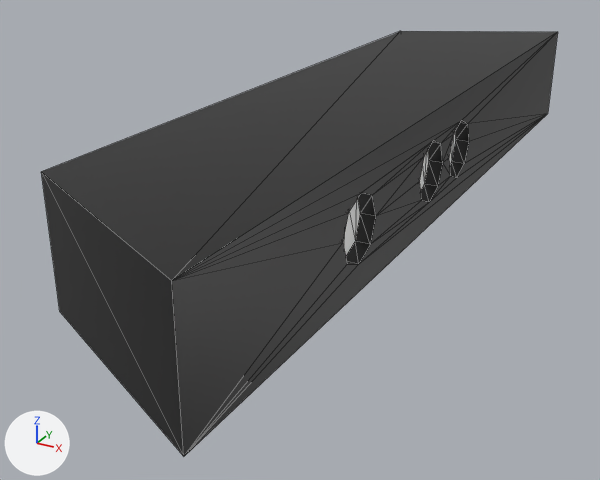
The COLLADA model meshes/asus_camera/asus_camera_simple.dae as it was, and as the next commit left it.
One viewpoint serves both versions: a 50 mm camera at (0.078, -0.237, 0.081) aimed at (-0.042, -0.02, -0.028). The axes (+X, +Y, +Z) are drawn at lower left. The lights are the same throughout. Mesh edges are drawn as thin lines. Where no turn or scale is listed for an object, it has been applied to the vertices.

The older version as bpy lines, for what is in view:
```python
me_cube_001 = bpy.data.meshes.new('Cube.001')
me_cube_001.from_pydata(...)  # 56 vertices, 107 faces; spans x -0.061..-0.001, y -0.138..0.138, z -0.018..0.019
# faces by material slot: [89, 18]
me_cube_001.materials.append(mat_material)  # black #181818
me_cube_001.materials.append(mat_material_001)  # light grey #d1d1d1
ob_cube = bpy.data.objects.new('Cube', me_cube_001)
ob_cube.location = (0.0, 0.0, 0.0)
```
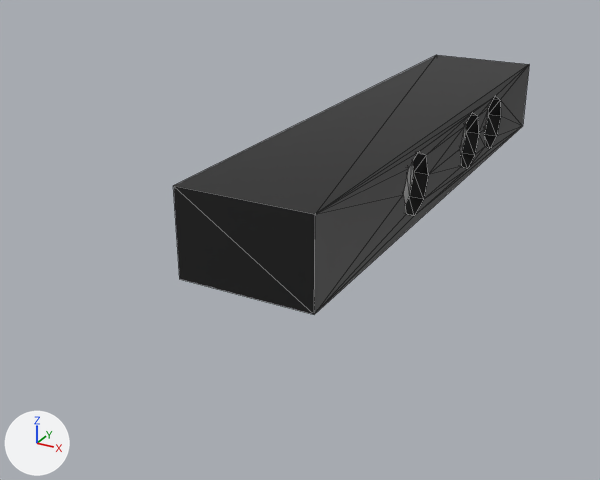
Changed parts and their boxes [x1, y1, x2, y2] in the pictures (600 x 480 px; the box of a moved part takes in the faces that stretch with it):
'Cube', reshaped, moved (31% narrower, 39% shorter)
    before: [41, 31, 558, 456]
    after: [174, 55, 529, 314]
part 1 of me_cube_001, moved or reshaped
    before: [41, 31, 558, 456]
    after: [174, 55, 529, 314]
part 2 of me_cube_001, recoloured
    before: [450, 120, 469, 178]
    after: [485, 96, 501, 148]
part 3 of me_cube_001, recoloured
    before: [449, 133, 456, 164]
    after: [485, 115, 488, 129]

Edits to the bpy script that builds the scene:
```text
Add mat_material_001_1:
    mat_material_001_1 = principled_material('Material_001')
    mat_material_001_1.base_color = (0.0071, 0.0071, 0.0071)  # black #141414
    mat_material_001_1.roughness = 0.44
Add mat_material_002:
    mat_material_002 = principled_material('Material_002')
    mat_material_002.base_color = (0.512, 0.512, 0.512)  # grey #bebebe
    mat_material_002.roughness = 0.73
Change me_cube_001:
    used by ob_cube; location = (0.0, 0.0, 0.0)
    remove me_cube_001.from_pydata(...)  # 56 vertices, 107 faces; spans x -0.061..-0.001, y -0.138..0.138, z -0.018..0.019
    add me_cube_001.from_pydata(...)  # 56 vertices, 107 faces; spans x -0.039..-0.001, y -0.124..0.057, z -0.012..0.013
    me_cube_001 part 1: 40 of 56 vertices moved; they spanned x -0.061..-0.001, y -0.138..0.138, z -0.018..0.019 and now span x -0.039..-0.001, y -0.124..0.057, z -0.012..0.013; mean shift (0.002, -0.007, 0.0); largest move (-0.001, 0.138, 0.019) -> (-0.001, 0.057, 0.013)
    me_cube_001 part 2: all 89 faces that had it switch from mat_material (black #181818) to mat_material_001_1 (black #141414)
    me_cube_001 part 3: all 18 faces that had it switch from mat_material_001 (light grey #d1d1d1) to mat_material_002 (grey #bebebe)
Change ob_cube:
    ob_cube.location: (0.0, 0.0, 0.0) -> (0.0, 0.0366, 0.0)
```
